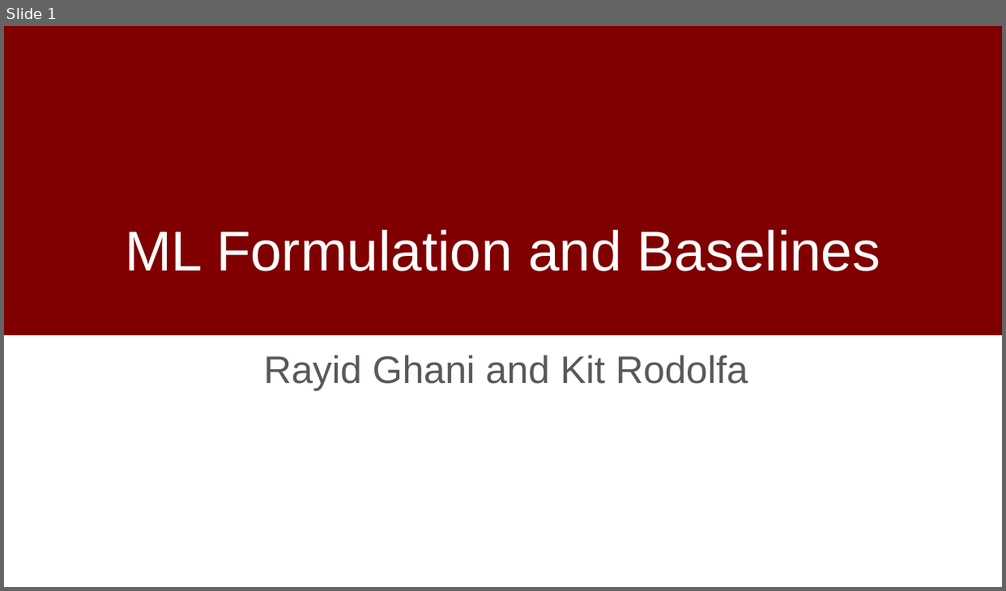
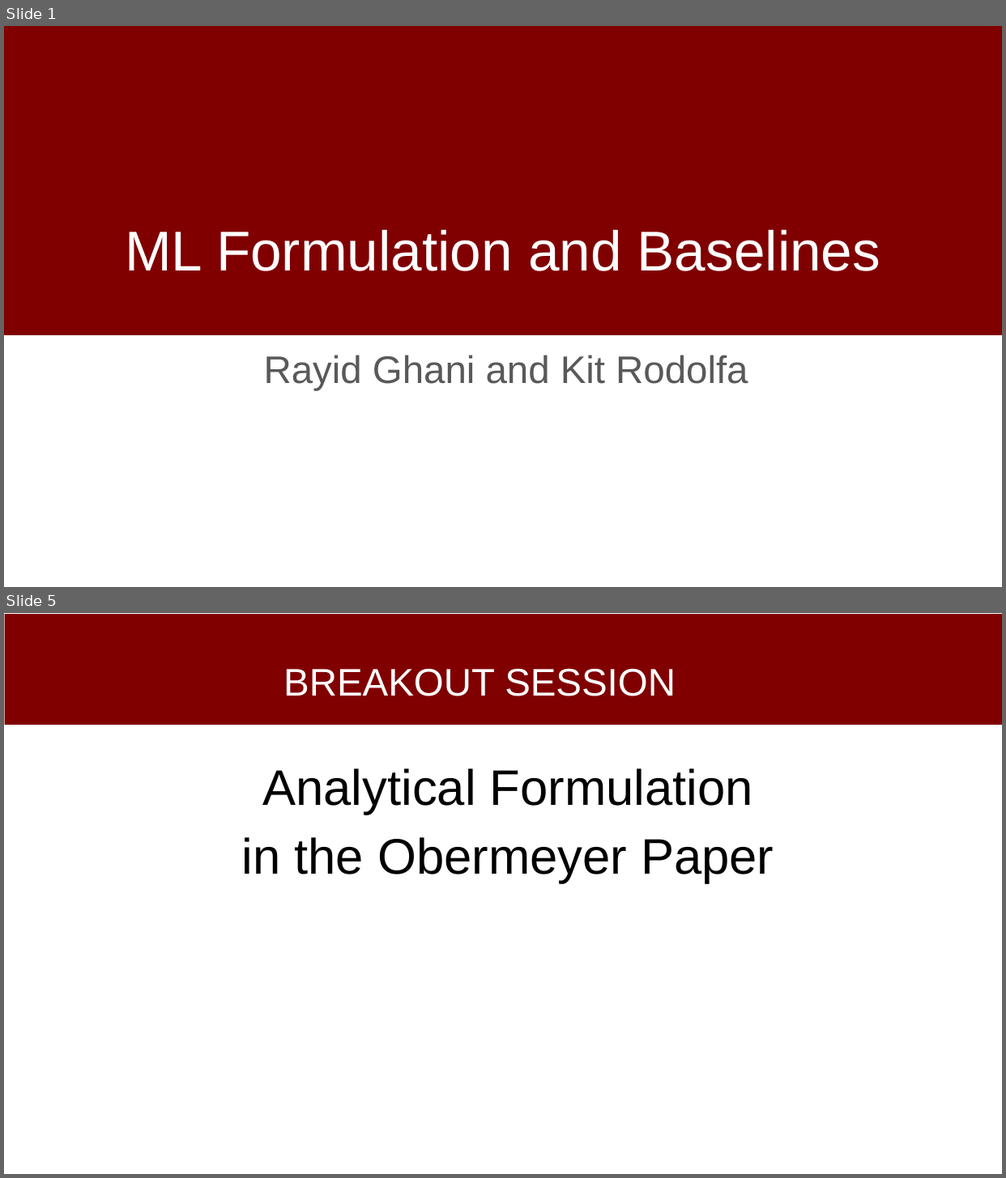
Before and after one commit to dssg/mlforpublicpolicylab, a slide deck: 03 - Data Exploration, Analytical Formulation, and Baselines/formulation-discussion.pptx. Shown one above the other, each under a label of ours: slide 1 before the commit, slides 1 and 5 after it; the slides between them are not shown. The pictures are 1006x591 and 1006x1178 pixels, drawn with LibreOffice and Linux fonts; fonts in the diff are those of the drawing; background and template pictures are left out. Boxes give left, top, right and bottom in pixels: in the first picture for what was removed or moved away, otherwise in the second. Text is boxed around its words. In the diff, an @@ line names an element or a change of style, - is before the commit and + after.

Commit message:
formulation discussion slides

```diff
--- a/03 - Data Exploration, Analytical Formulation, and Baselines/formulation-discussion.pptx
+++ b/03 - Data Exploration, Analytical Formulation, and Baselines/formulation-discussion.pptx
@@ slide 5 added at (4, 613, 1002, 1174), background #FFFFFF @@
@@ rectangle added at (5, 614, 1002, 725), fill #800000 @@
@@ title added at (283, 669, 675, 696), 37 pt, text #FFFFFF @@
+BREAKOUT SESSION
@@ text added at (242, 769, 774, 884), 48 pt, text #000000 @@
+Analytical Formulation
+in the Obermeyer Paper
```
Also in this commit, not shown: 5 other slides added, 5 slides removed.
